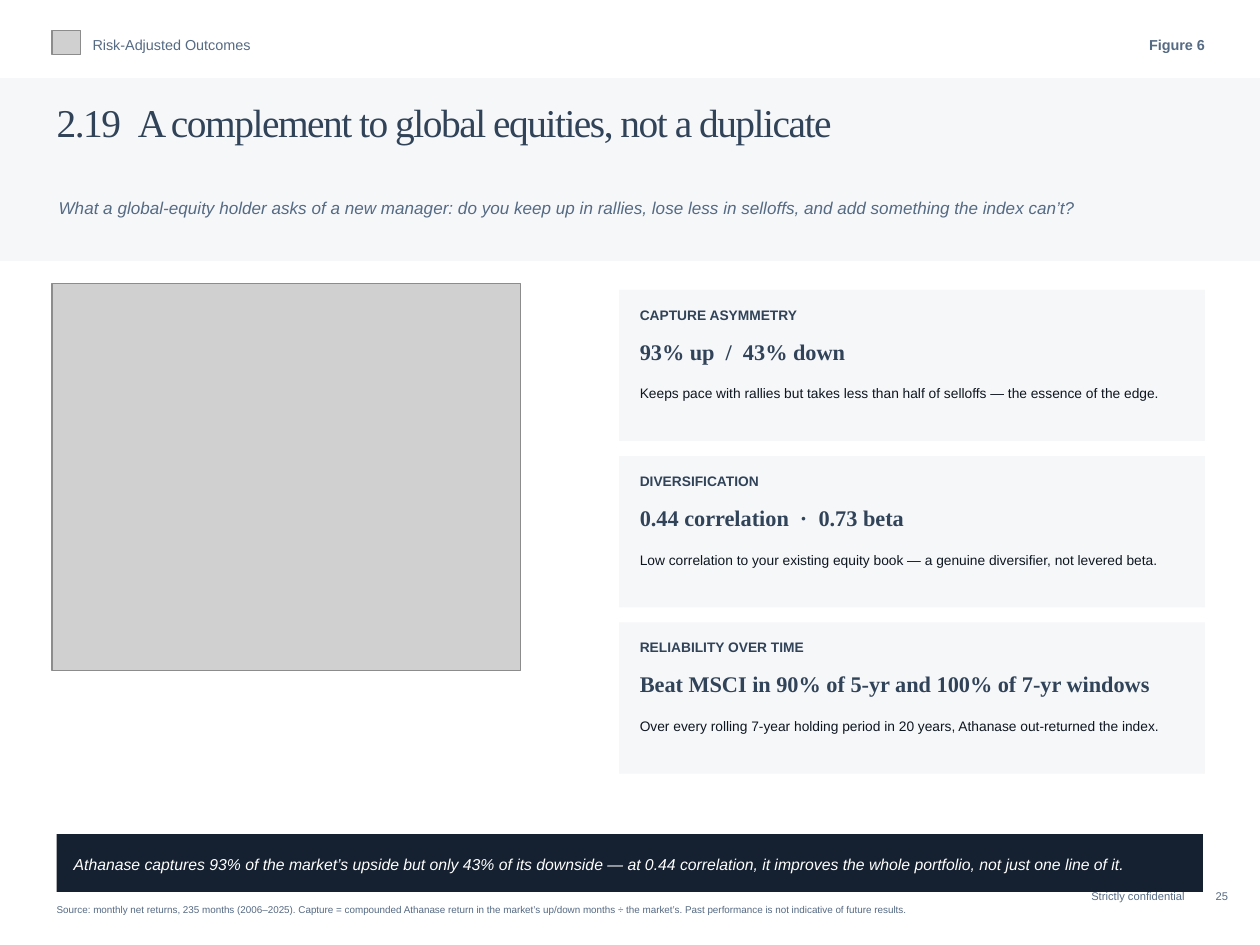
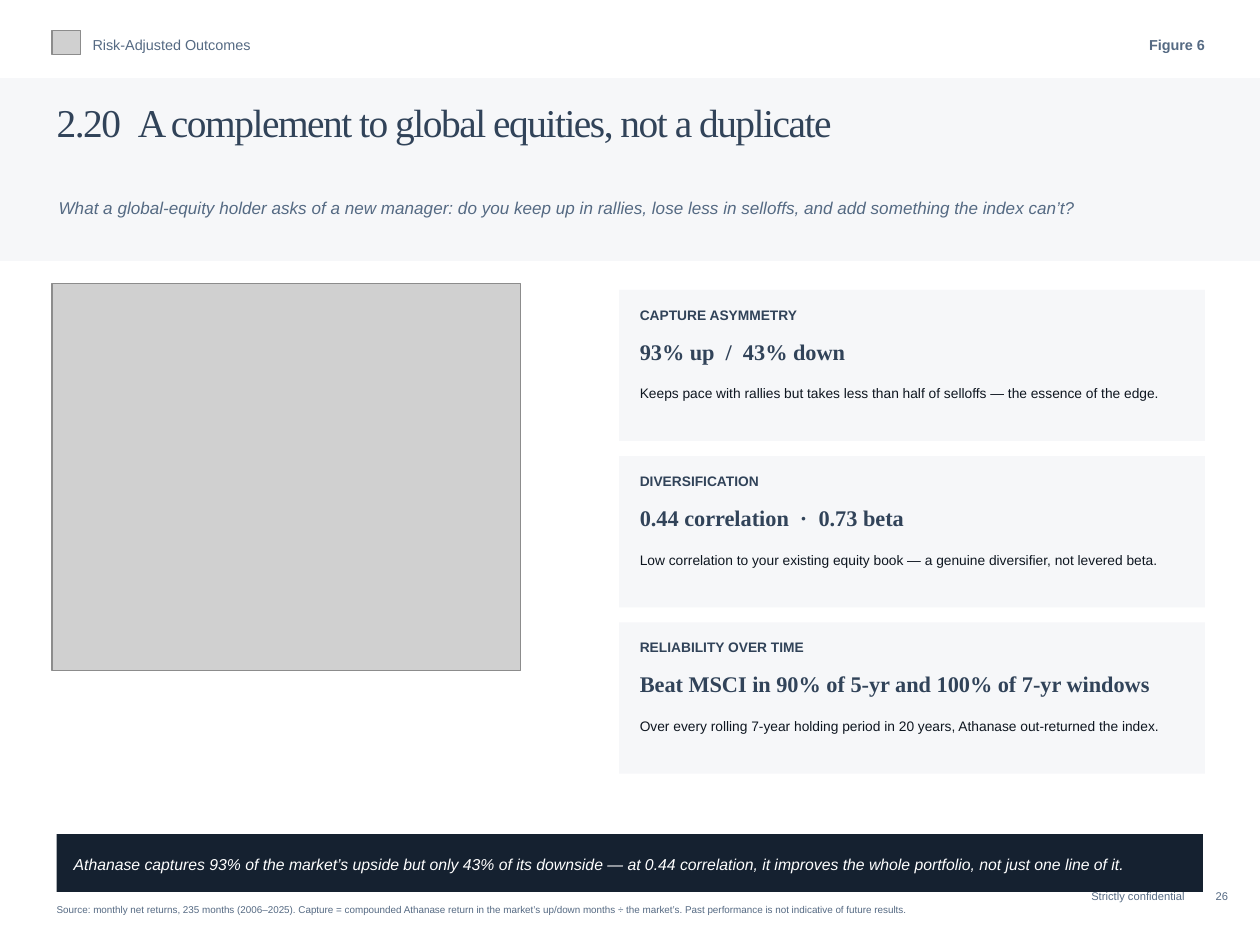
Before and after one commit to charette-lab/Claude, a slide deck: slide 29 of Athanase_Engaged_Ownership_Allocator_Deck.pptx (slide 28 before the commit). Drawn at 1260x945 pixels with LibreOffice and Linux fonts; fonts in the diff are those of the drawing; grey boxes stand for pictures. Boxes give left, top, right and bottom in pixels: in the first picture for what was removed or moved away, otherwise in the second. Text is boxed around its words. In the diff, an @@ line names an element or a change of style, - is before the commit and + after.

```diff
--- a/Athanase_Engaged_Ownership_Allocator_Deck.pptx
+++ b/Athanase_Engaged_Ownership_Allocator_Deck.pptx
@@ text at (x1=57, y1=109, x2=831, y2=145): text changed @@
-2.19 A complement to global equities, not a duplicate
+2.20 A complement to global equities, not a duplicate
```
Also in this commit, not shown: 15 other slides changed, 1 slide added, 1 other file.
